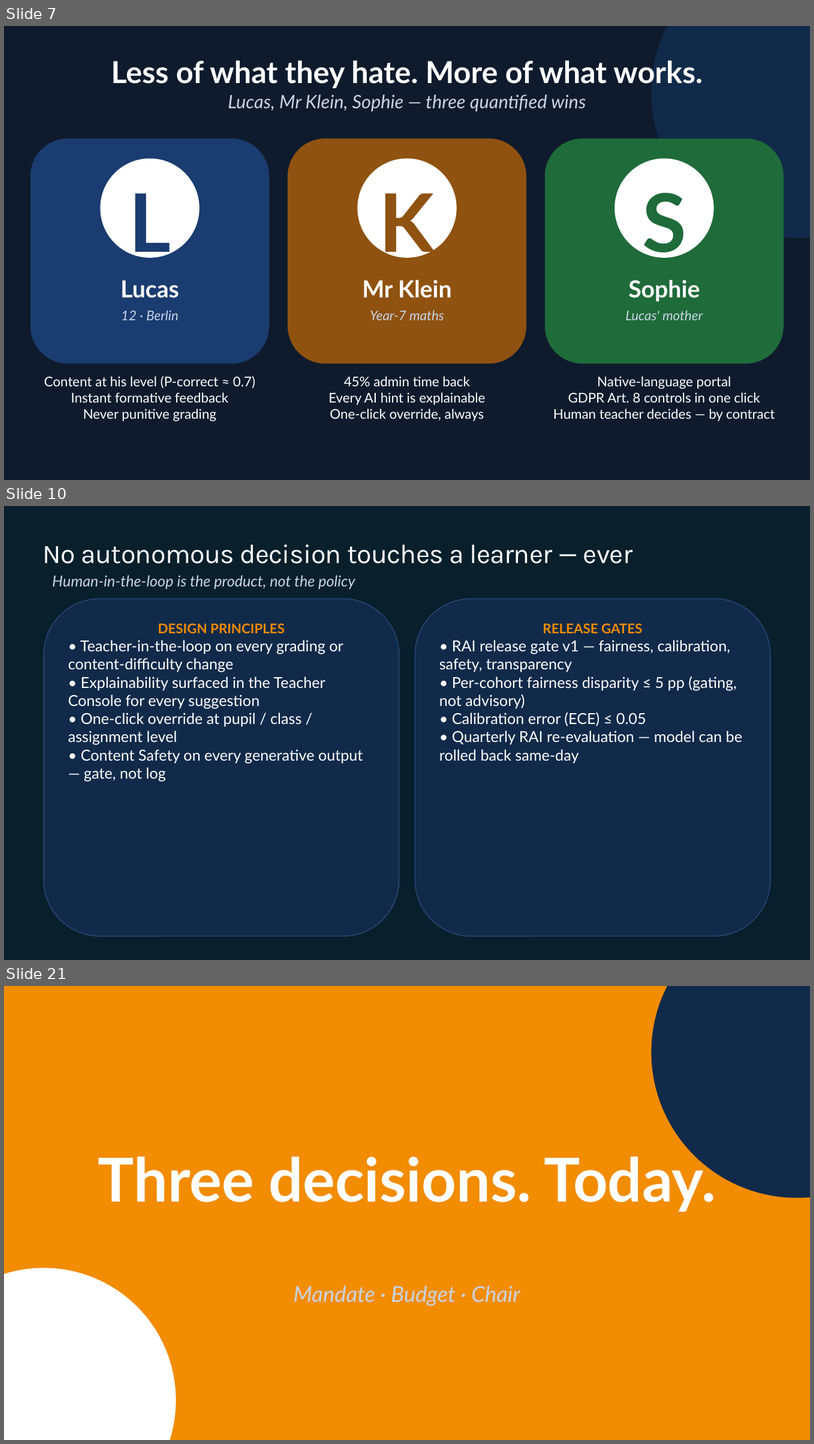
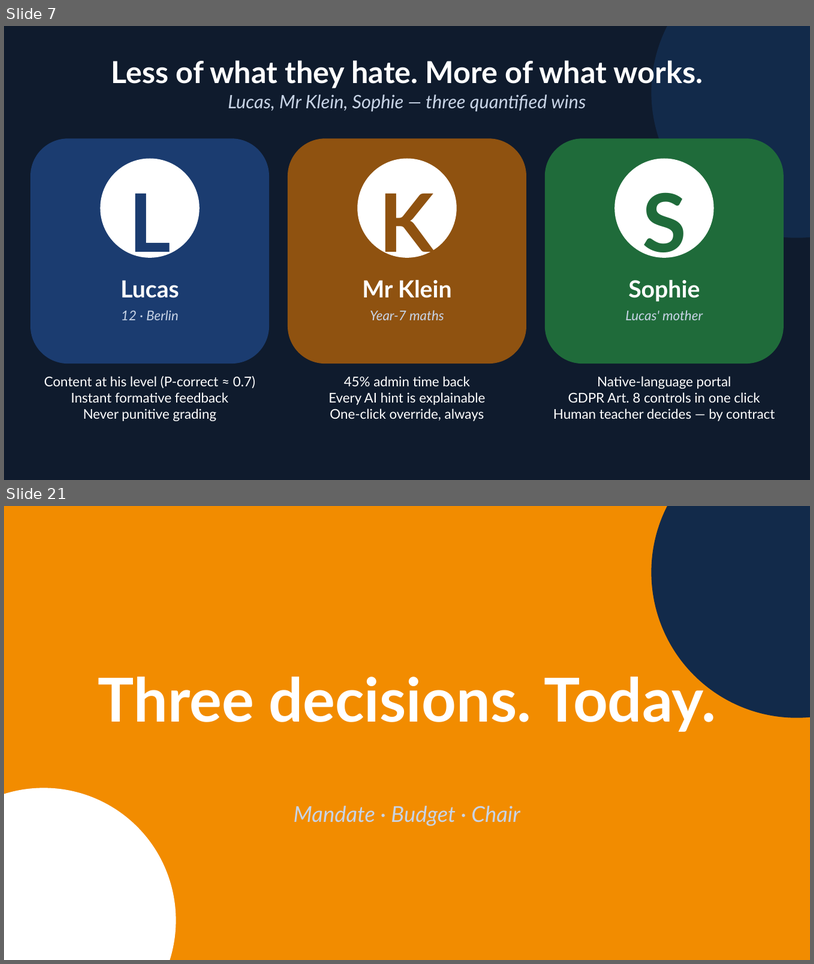
Before and after one commit to EtienneSIG/AMA_Project, a slide deck: Restitution01/build/LearnEU-CXO-Restitution.pptx. Shown one above the other, each under a label of ours: slides 7, 10 and 21 before the commit, slides 7 and 21 after it; the slides between them are not shown. The pictures are 814x1444 and 814x964 pixels, drawn with LibreOffice and Linux fonts; fonts in the diff are those of the drawing; background and template pictures are left out. Boxes give left, top, right and bottom in pixels: in the first picture for what was removed or moved away, otherwise in the second. Text is boxed around its words. In the diff, an @@ line names an element or a change of style, - is before the commit and + after.

```diff
--- a/Restitution01/build/LearnEU-CXO-Restitution.pptx
+++ b/Restitution01/build/LearnEU-CXO-Restitution.pptx
@@ slide 10 removed at <box>4,506,810,960</box>, background #091F2C @@
@@ title removed at <box>43,544,633,564</box> @@
-No autonomous decision touches a learner — ever
@@ text removed at <box>52,575,355,589</box> @@
-Human-in-the-loop is the product, not the policy
@@ rounded rectangle removed at <box>44,598,399,936</box> @@
-DESIGN PRINCIPLES
-• Teacher-in-the-loop on every grading or content-difficulty change
-• Explainability surfaced in the Teacher Console for every suggestion
-• One-click override at pupil / class / assignment level
-• Content Safety on every generative output — gate, not log
@@ rounded rectangle removed at <box>416,598,771,936</box> @@
-RELEASE GATES
-• RAI release gate v1 — fairness, calibration, safety, transparency
-• Per-cohort fairness disparity ≤ 5 pp (gating, not advisory)
-• Calibration error (ECE) ≤ 0.05
-• Quarterly RAI re-evaluation — model can be rolled back same-day
```
Also in this commit, not shown: 7 slides changed, 6 slides added, 5 other slides removed, 13 other files.
